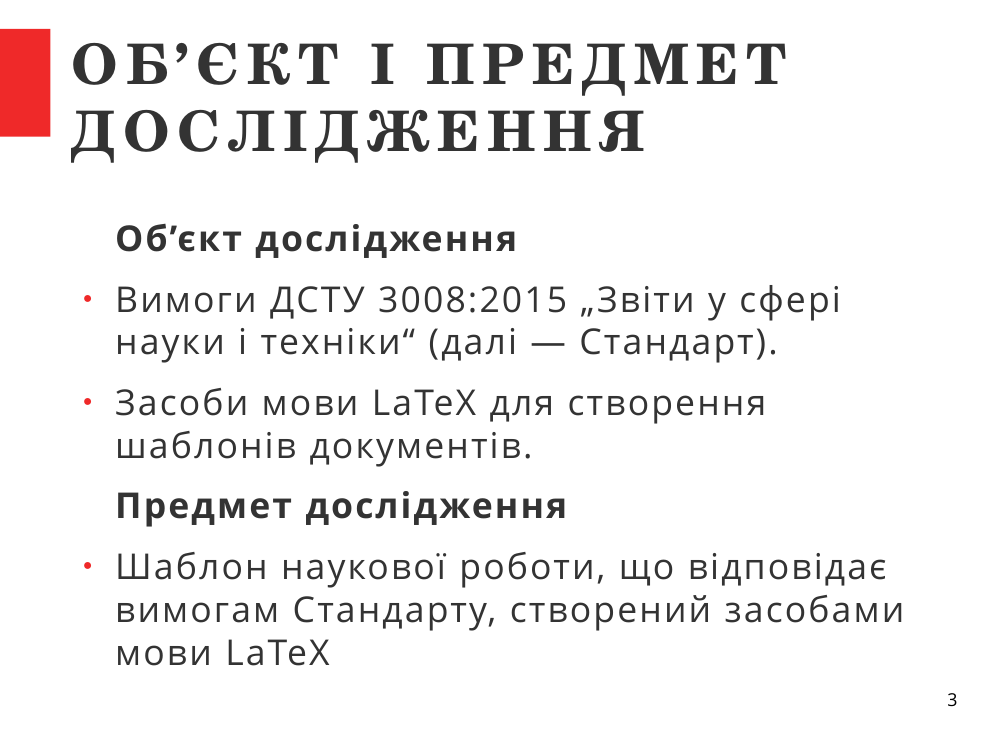
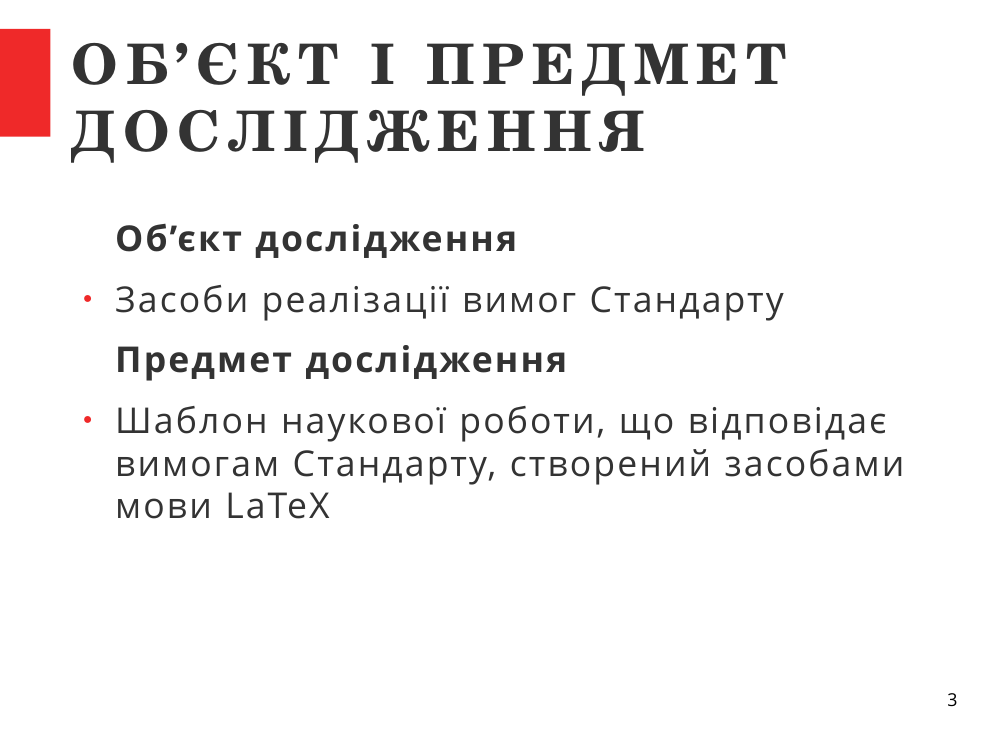
Before and after one commit to sen-den/latex-template, a slide deck: slide 3 of LaTeX - final work present.odp. Drawn at 1008x756 pixels with LibreOffice and Linux fonts; fonts in the diff are those of the drawing. Boxes give left, top, right and bottom in pixels: in the first picture for what was removed or moved away, otherwise in the second. Text is boxed around its words. In the diff, an @@ line names an element or a change of style, - is before the commit and + after.

```diff
--- a/LaTeX - final work present.odp
+++ b/LaTeX - final work present.odp
@@ text at [115,285,784,321]: text changed @@
-● Вимоги ДСТУ 3008:2015 „Звіти у сфері науки і техніки“ (далі — Стандарт).
-● Засоби мови LaTeX для створення шаблонів документів.
+● Засоби реалiзацiї вимог Стандарту
```
Also in this commit, not shown: 4 other slides changed, 4 slides added, 3 slides removed, 1 other file.
